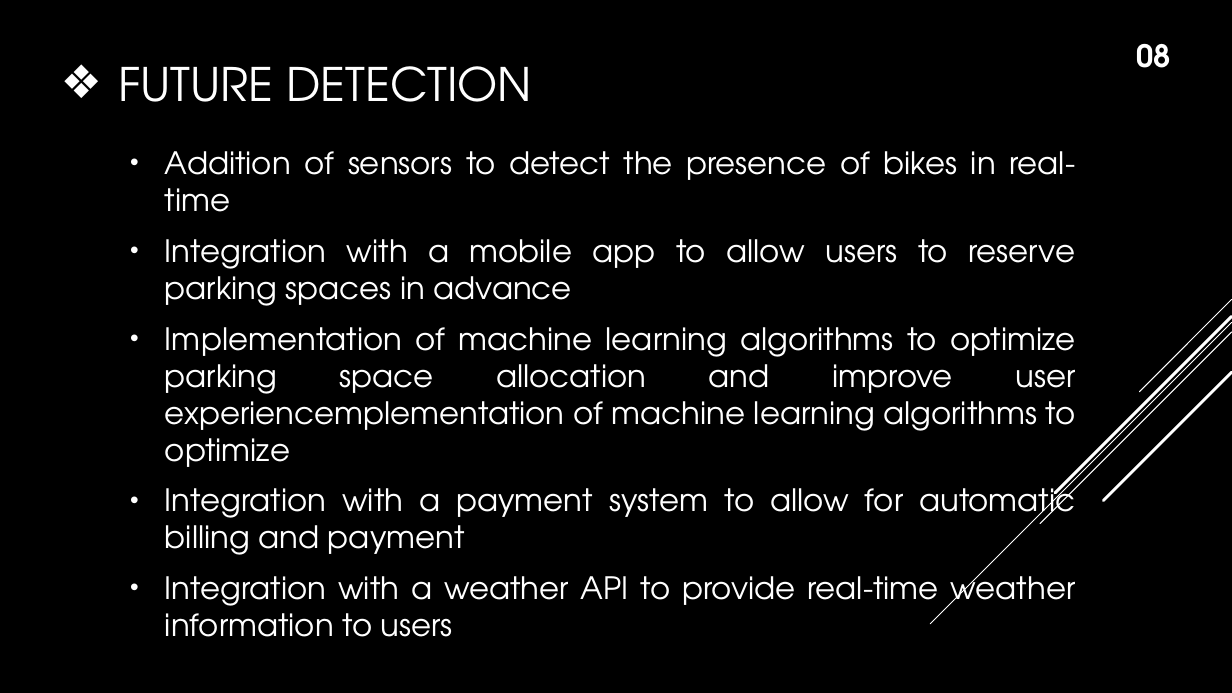
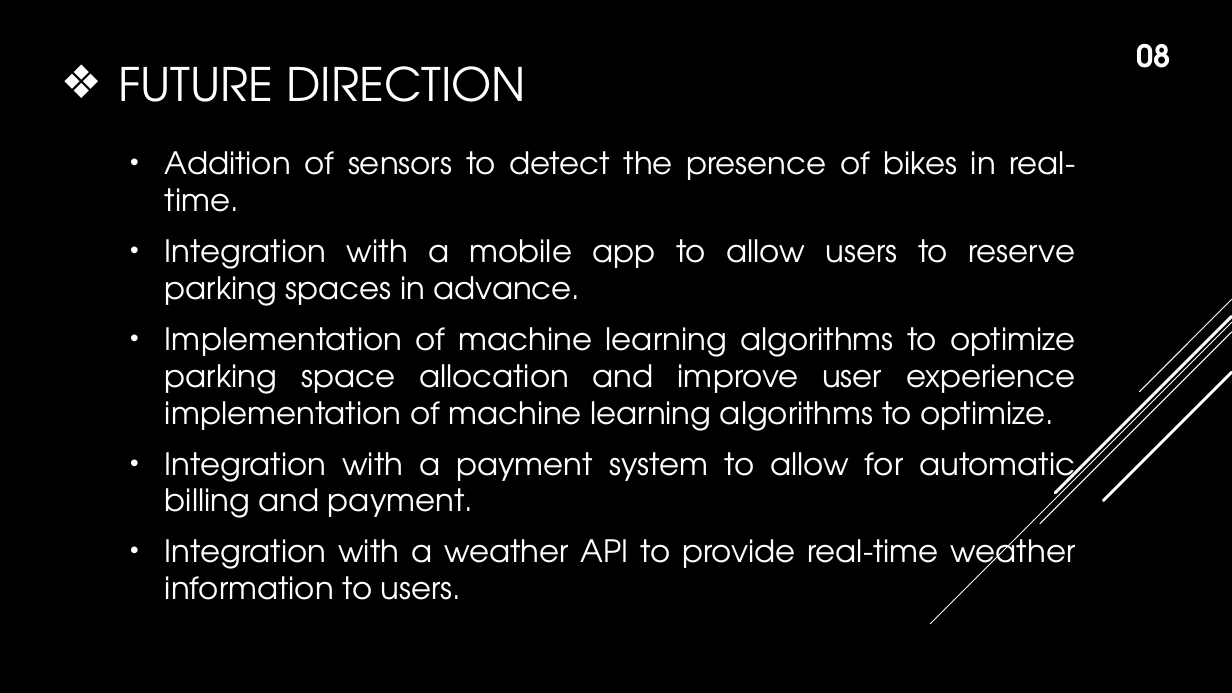
Before and after one commit to istyaque-ahammed/Technical-Writing-and-Presentation, a slide deck: slide 9 of Technical_Presentation.pptx. Drawn at 1232x693 pixels with LibreOffice and Linux fonts; fonts in the diff are those of the drawing. Boxes give left, top, right and bottom in pixels: in the first picture for what was removed or moved away, otherwise in the second. Text is boxed around its words. In the diff, an @@ line names an element or a change of style, - is before the commit and + after.

```diff
--- a/Technical_Presentation.pptx
+++ b/Technical_Presentation.pptx
@@ title at bbox=[118, 66, 527, 102]: text changed @@
-❖ FUTURE DETECTION
+❖ FUTURE DIRECTION
@@ text at bbox=[165, 151, 1076, 600]: text changed @@
-• Addition of sensors to detect the presence of bikes in real-time
-• Integration with a mobile app to allow users to reserve parking spaces in advanceI
-• Implementation of machine learning algorithms to optimize parking space allocation and improve user experiencemplementation of machine learning algorithms to optimize
-• Integration with a payment system to allow for automatic billing and payment
-• Integration with a weather API to provide real-time weather information to users
+• Addition of sensors to detect the presence of bikes in real-time.
+• Integration with a mobile app to allow users to reserve parking spaces in advance.
+• Implementation of machine learning algorithms to optimize parking space allocation and improve user experience implementation of machine learning algorithms to optimize.
+• Integration with a payment system to allow for automatic billing and payment.
+• Integration with a weather API to provide real-time weather information to users.
```
Also in this commit, not shown: 7 other slides changed.
